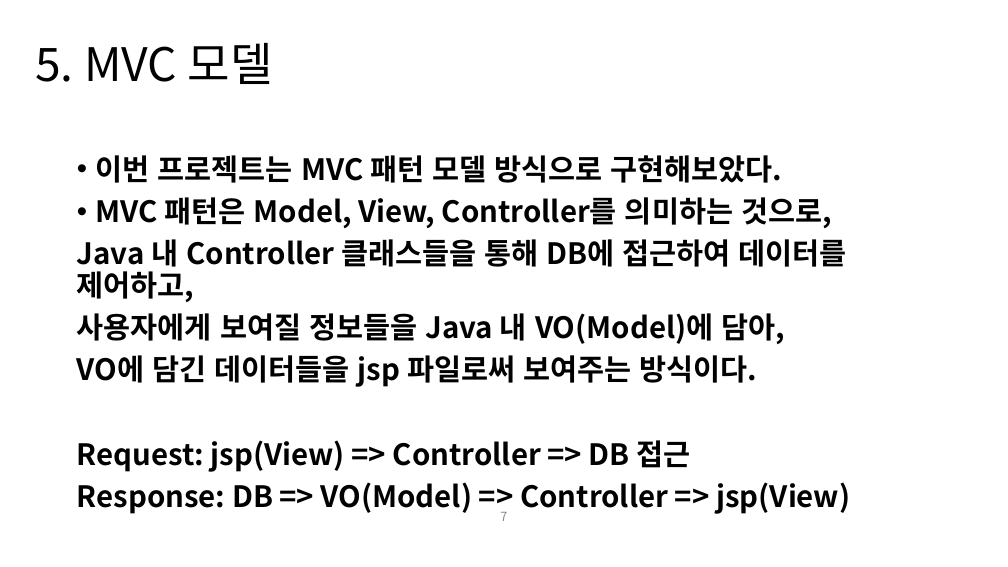
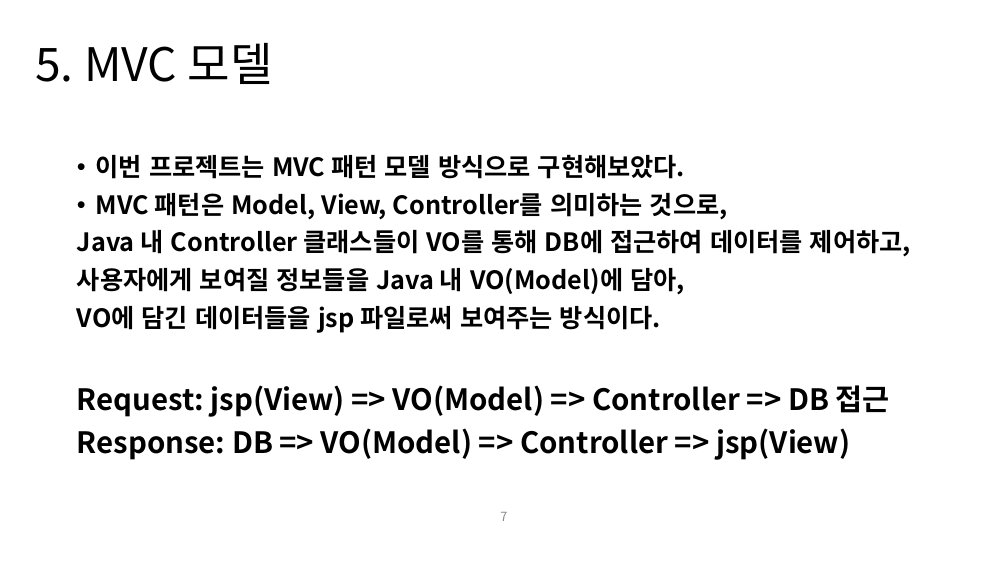
Before and after one commit to nacastle/kopo-MoneySalad, a slide deck: slide 7 of 머니샐러드_포트폴리오.pptx. Drawn at 1008x567 pixels with LibreOffice and Linux fonts; fonts in the diff are those of the drawing. Boxes give left, top, right and bottom in pixels: in the first picture for what was removed or moved away, otherwise in the second. Text is boxed around its words. In the diff, an @@ line names an element or a change of style, - is before the commit and + after.

```diff
--- a/머니샐러드_포트폴리오.pptx
+++ b/머니샐러드_포트폴리오.pptx
@@ text at [77, 154, 728, 333]: size 28 to 24 pt in "이번 프로젝트는 MVC 패턴 모델 방식으로 구현해보았다.", "MVC 패턴은 Model, View, Controller를 의미하는 것으로,", "사용자에게 보여질 정보들을 Java 내 VO(Model)에 담아,", "VO에 담긴 데이터들을 jsp 파일로써 보여주는 방식이다." @@
@@ text at [77, 230, 911, 257]: text changed; size 28 to 24 pt @@
-Java 내 Controller 클래스들을 통해 DB에 접근하여 데이터를 제어하고,
+Java 내 Controller 클래스들이 VO를 통해 DB에 접근하여 데이터를 제어하고,
@@ text at [77, 385, 890, 417]: text changed @@
-Request: jsp(View) => Controller => DB 접근
+Request: jsp(View) => VO(Model) => Controller => DB 접근
```
Also in this commit, not shown: 4 other slides changed, 2 slides added, 19 other files.
